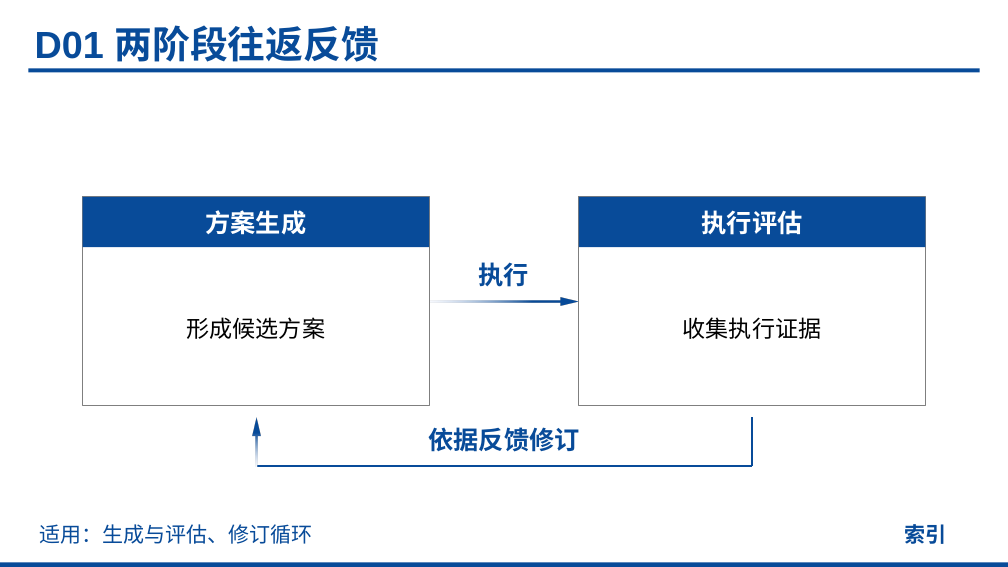
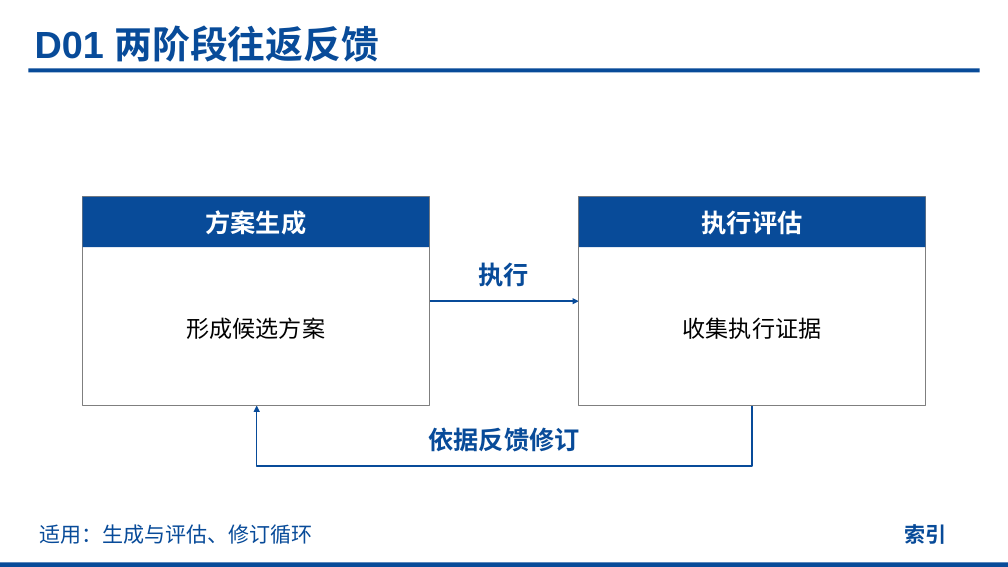
Before and after one commit to realihang/academic-ppt-skill, a slide deck: slide 35 of assets/element-reference.pptx. Drawn at 1008x567 pixels with LibreOffice and Linux fonts; fonts in the diff are those of the drawing. Boxes give left, top, right and bottom in pixels: in the first picture for what was removed or moved away, otherwise in the second. Text is boxed around its words. In the diff, an @@ line names an element or a change of style, - is before the commit and + after.

```diff
--- a/assets/element-reference.pptx
+++ b/assets/element-reference.pptx
@@ right arrow removed at <box>430,297,579,305</box> @@
@@ arrow added from (430, 301) to (579, 301), #084B99 1.5 pt @@
@@ right arrow removed at <box>253,417,261,466</box> @@
@@ freeform shape added at <box>257,405,752,466</box>, outline #084B99 1.5 pt @@
```
Also in this commit, not shown: 25 other slides changed, 9 other files.
